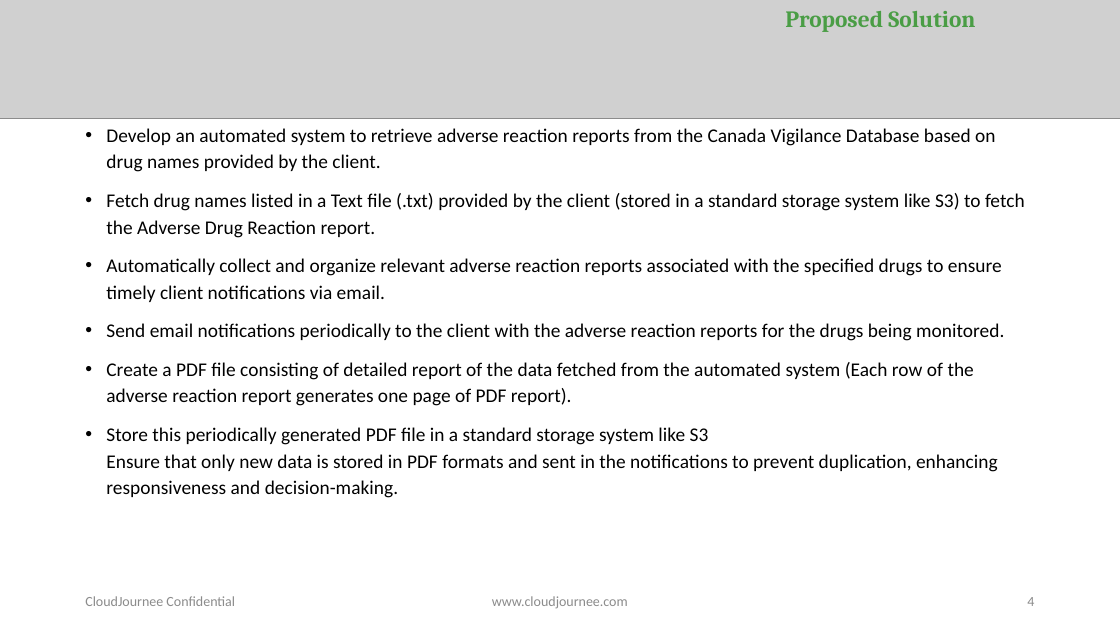
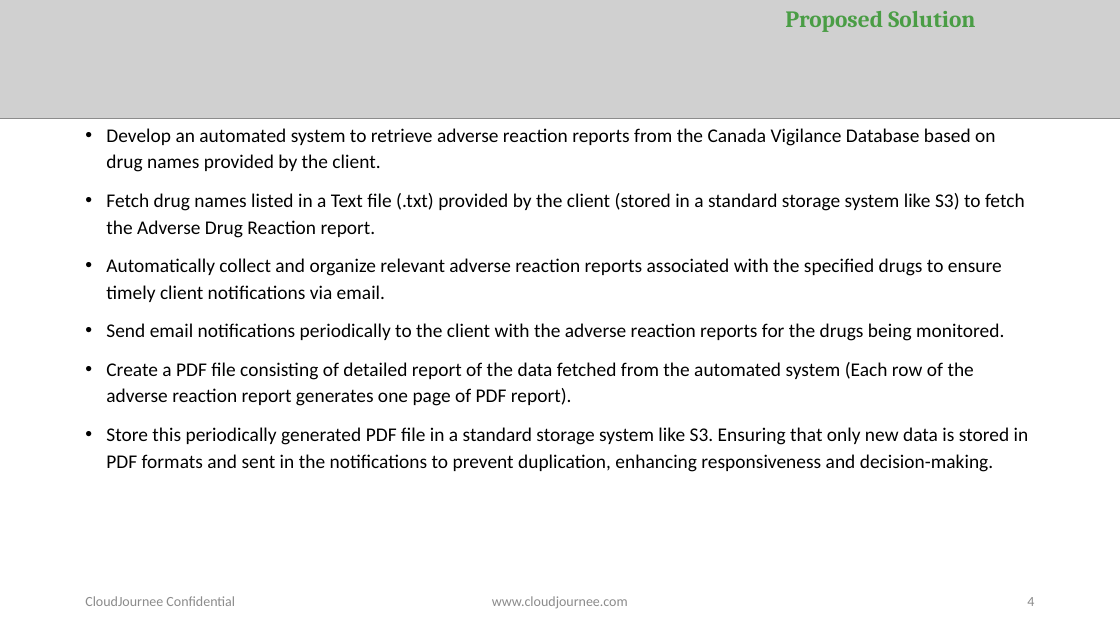
Before and after one commit to Ashwinyyy/cvp-2-dev, a slide deck: slide 4 of CVP_Project_Proposal/CVP_Project_Proposal-cvp-2.pptx. Drawn at 1120x630 pixels with LibreOffice and Linux fonts; fonts in the diff are those of the drawing; grey boxes stand for pictures. Boxes give left, top, right and bottom in pixels: in the first picture for what was removed or moved away, otherwise in the second. Text is boxed around its words. In the diff, an @@ line names an element or a change of style, - is before the commit and + after.

```diff
--- a/CVP_Project_Proposal/CVP_Project_Proposal-cvp-2.pptx
+++ b/CVP_Project_Proposal/CVP_Project_Proposal-cvp-2.pptx
@@ text at <box>106,427,1029,472</box>: text changed @@
-• Store this periodically generated PDF file in a standard storage system like S3
-  Ensure that only new data is stored in PDF formats and sent in the notifications to prevent duplication, enhancing responsiveness and decision-making.
+• Store this periodically generated PDF file in a standard storage system like S3. Ensuring that only new data is stored in PDF formats and sent in the notifications to prevent duplication, enhancing responsiveness and decision-making.
```
Also in this commit, not shown: 5 other slides changed, 1 slide removed, 20 other files.
